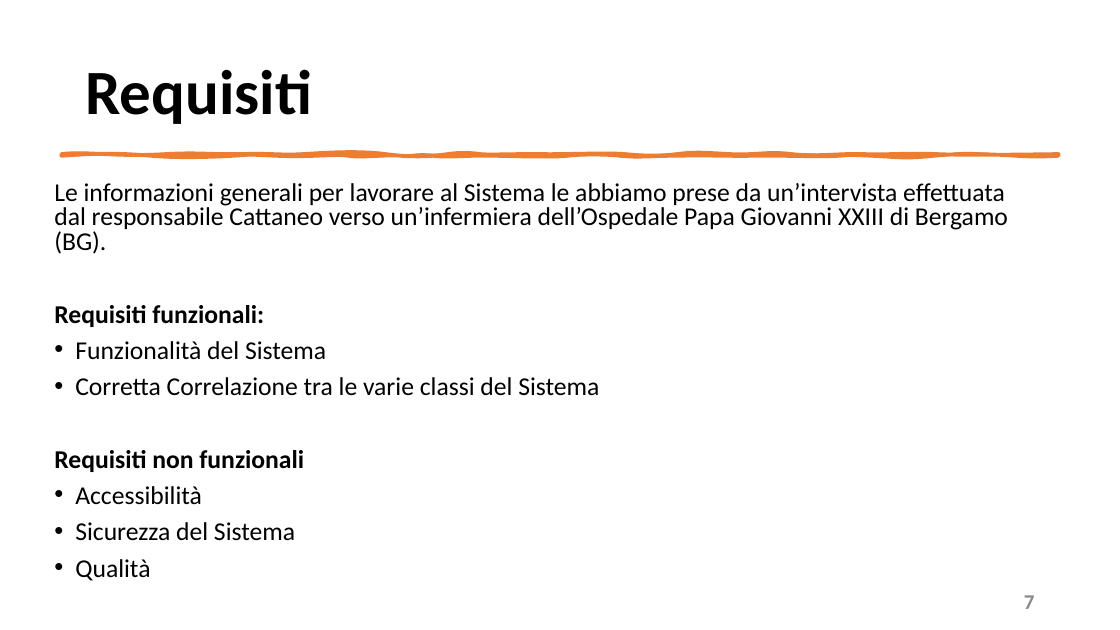
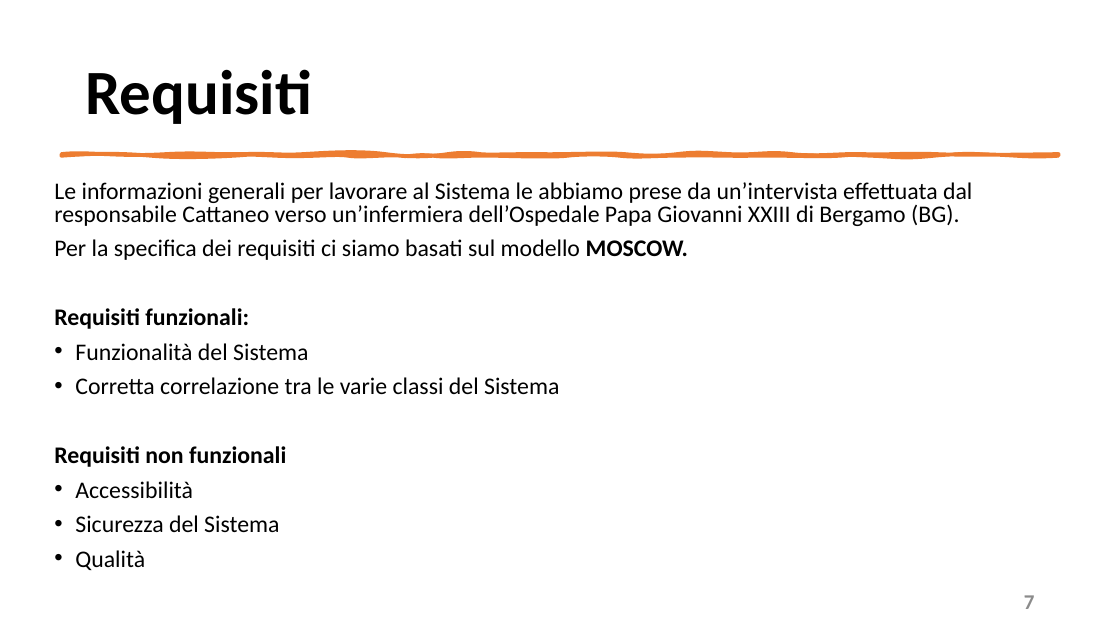
Before and after one commit to mangilimatteo/Progetto_Ingegneria_Software_Cattaneo_Mangili_Saini, a slide deck: slide 7 of Presentazione_Progetto.pptx. Drawn at 1120x630 pixels with LibreOffice and Linux fonts; fonts in the diff are those of the drawing. Boxes give left, top, right and bottom in pixels: in the first picture for what was removed or moved away, otherwise in the second. Text is boxed around its words. In the diff, an @@ line names an element or a change of style, - is before the commit and + after.

```diff
--- a/Presentazione_Progetto.pptx
+++ b/Presentazione_Progetto.pptx
@@ text at [54, 182, 972, 570]: size 22 to 20.4 pt in "Le informazioni generali per lavorare al Sistema ...", "Requisiti funzionali:", "Funzionalità del Sistema", "Requisiti non funzionali" and 3 more places @@
@@ text at [54, 239, 688, 260]: paragraph added @@
+Per la specifica dei requisiti ci siamo basati sul modello MOSCOW.
@@ text at [75, 377, 559, 394]: text changed; size 22 to 20.4 pt @@
-• Corretta Correlazione tra le varie classi del Sistema
+• Corretta correlazione tra le varie classi del Sistema
```
Also in this commit, not shown: 6 other slides changed, 2 slides added, 1 slide removed.
